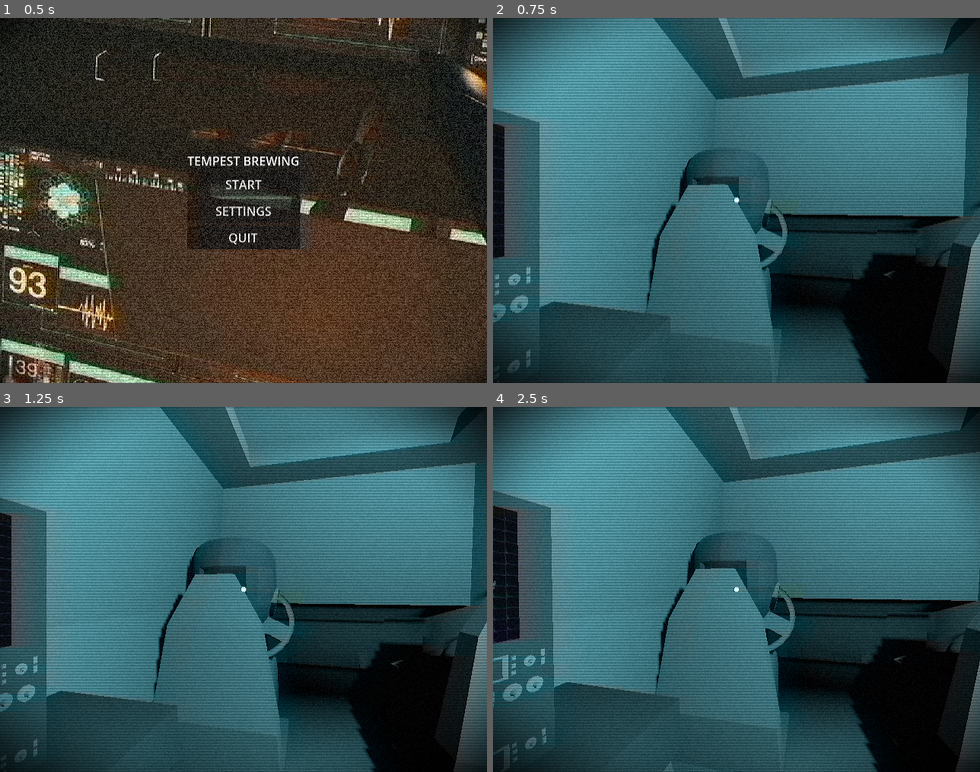
Above: before the commit, frames 1-4 (two rows, left to right).
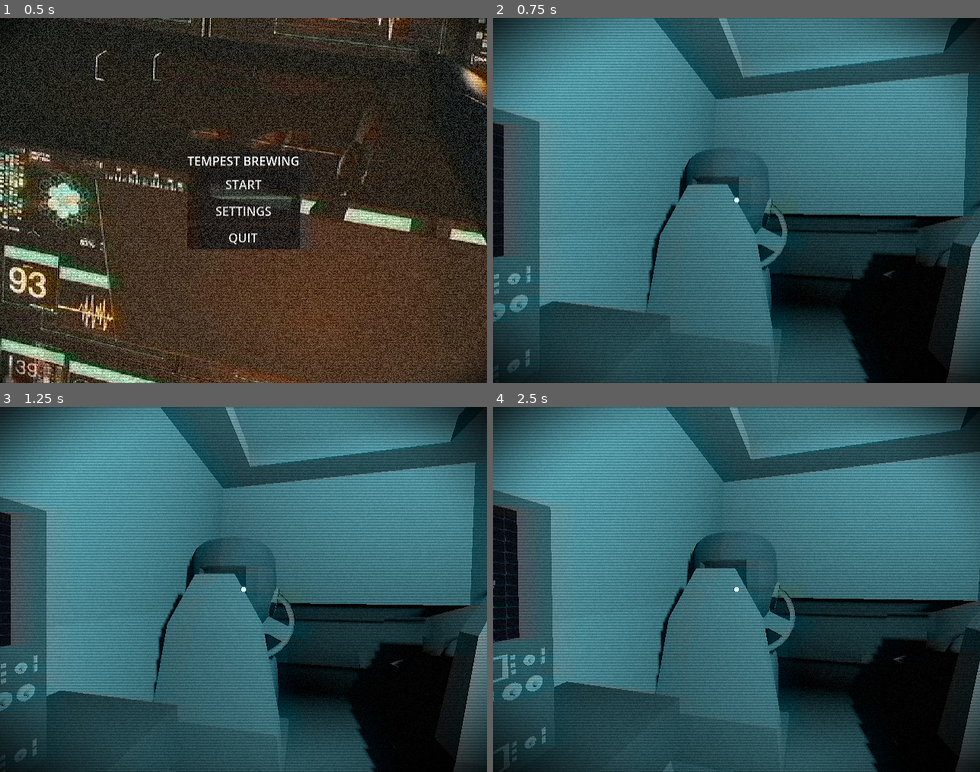
Above: after the commit, the same moments.

Repository: systemeffect/gwj92
Game: Godot game, scene res://scenes/main.tscn
The game is run twice, just before and just after one commit, with the same random seed, the same clock (stepped at 60 frames per second) and the same inputs.
Inputs (mouse positions are in pixels of both pictures, inside the frame that each line leads up to):
- Up to frame 1 (0.5 s): no input
- Up to frame 2 (0.75 s): click "START" at 0.5 s
- Up to frame 3 (1.25 s): no input
- Up to frame 4 (2.5 s): move the mouse to (760, 589) at 1.27 s; click (760, 589) at 1.42 s; move the mouse to (712, 589) at 2.02 s; click (712, 589) at 2.17 s

Frame 1 is identical in both runs. In frame 2, 0.5% of the frame differs, in the area x 0-100%, y 0-100%; in frame 3, 0.5%; in frame 4, 0.7%.

Commit message:
Van engine animation!

Diff:
--- a/scenes/level.tscn
+++ b/scenes/level.tscn
@@ -42,6 +42,35 @@
 "update": 0,
 "values": [Vector3(0, 1.5707964, 0), Vector3(0, 1.5707964, 0.07853982)]
 }
+tracks/1/type = "value"
+tracks/1/imported = false
+tracks/1/enabled = true
+tracks/1/path = NodePath(".:position")
+tracks/1/interp = 1
+tracks/1/loop_wrap = true
+tracks/1/keys = {
+"times": PackedFloat32Array(0),
+"transitions": PackedFloat32Array(1),
+"update": 0,
+"values": [Vector3(0.003497839, 0.008047938, 1.690309)]
+}
+
+[sub_resource type="Animation" id="Animation_arp2o"]
+resource_name = "idle"
+length = 0.25
+loop_mode = 1
+tracks/0/type = "value"
+tracks/0/imported = false
+tracks/0/enabled = true
+tracks/0/path = NodePath(".:position")
+tracks/0/interp = 0
+tracks/0/loop_wrap = true
+tracks/0/keys = {
+"times": PackedFloat32Array(0, 0.03, 0.06666667, 0.09666667, 0.1, 0.13, 0.16666667, 0.19666666, 0.2, 0.22999999),
+"transitions": PackedFloat32Array(1, 1, 1, 1, 1, 1, 1, 1, 1, 1),
+"update": 0,
+"values": [Vector3(0.003497839, 0.008047938, 1.690309), Vector3(0.003, 0.009, 1.69), Vector3(0.003497839, 0.008047938, 1.690309), Vector3(0.003, 0.009, 1.69), Vector3(0.003497839, 0.008047938, 1.690309), Vector3(0.003, 0.01, 1.69), Vector3(0.003497839, 0.008047938, 1.690309), Vector3(0.003, 0.009, 1.69), Vector3(0.003497839, 0.008047938, 1.690309), Vector3(0.003, 0.01, 1.69)]
+}
 
 [sub_resource type="Animation" id="Animation_klq6b"]
 resource_name = "left"
@@ -125,6 +154,7 @@
 [sub_resource type="AnimationLibrary" id="AnimationLibrary_b121j"]
 _data = {
 &"RESET": SubResource("Animation_2r41h"),
+&"idle": SubResource("Animation_arp2o"),
 &"left": SubResource("Animation_klq6b"),
 &"right": SubResource("Animation_b121j"),
 &"start": SubResource("Animation_wc255"),
--- a/scripts/3Dvan.gd
+++ b/scripts/3Dvan.gd
@@ -12,17 +12,19 @@
 	grid_van = grid_screen.find_child("City_Grid").find_child("Van")
 
 
-func _process(delta: float) -> void:
+func _process(_delta: float) -> void:
 	if grid_van == null:
 		return
 
-	# Play start once, when movement actually begins
+	#Don't interrupt
+	if animation_player.is_playing() and current_anim in ["start", "right", "left", "u-turn", "stop"]:
+		return
+
 	if !run_started and grid_van.is_currently_moving and !grid_van.is_turning:
 		run_started = true
 		play_anim("start")
 		return
 
-	# Turning animations
 	if grid_van.is_turning:
 		match grid_van.turn_direction:
 			"right":
@@ -31,13 +33,18 @@
 				play_anim("left")
 			"u-turn":
 				play_anim("u-turn")
+		return
 
-	# End of run
-	elif run_started and !grid_van.is_currently_moving and DirectionList.directions.size() <= 0:
+	if run_started and !grid_van.is_currently_moving and DirectionList.directions.size() <= 0:
 		run_started = false
 		play_anim("stop")
+		return
 
-func play_anim(name: String):
+	#Else
+	play_anim("idle")
+
+
+func play_anim(name: String) -> void:
 	if current_anim != name:
 		current_anim = name
 		animation_player.play(name)
